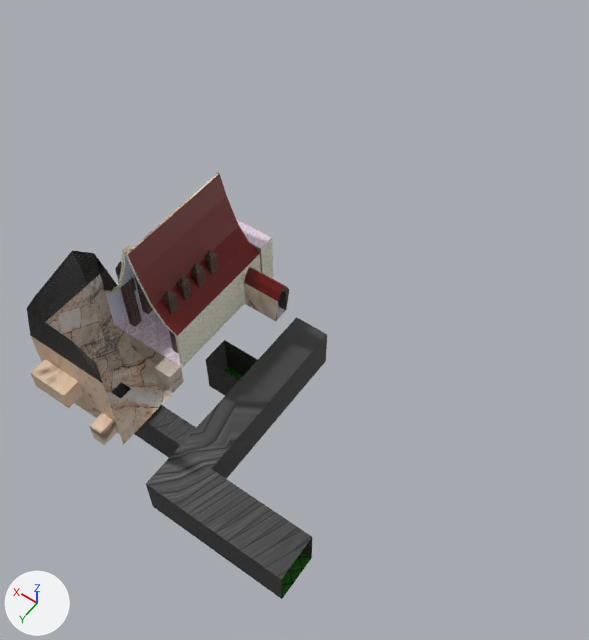
Two versions of the Blender file assets/wip/level_one.blend, one commit apart.
Before and after are seen from a 50 mm lens placed at (-47.9, 31.5, 81.8), pointed at (-14.2, -15.7, 7.7). The axes (+X, +Y, +Z) are drawn at lower left. The lights are the same throughout.

The first picture shows 'Throne_room', 'Tunnels'.
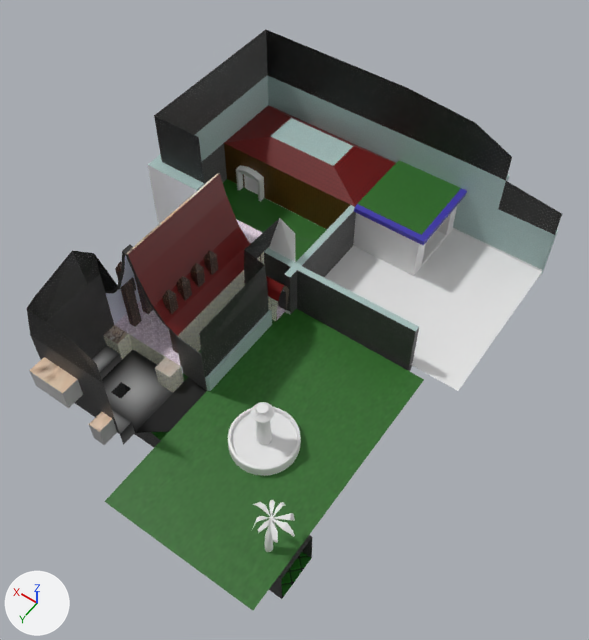
Where the change shows, as pixel boxes (x1, y1, x2, y2) in the pictures (589 x 640 px; the box of a moved part takes in the faces that stretch with it):
'Library', added
    after: (148, 30, 562, 391)
    faces in mat_material_001 (white #e7e7e7): (148, 165, 542, 391)
    faces in mat_chainlink_002 (picture img_chainlink_png): (154, 30, 562, 235)
    faces in mat_concrete_001 (picture img_concrete_png): (148, 75, 558, 331)
    faces in mat_stone_brick_001 (picture img_stone_brick_png): (202, 143, 419, 371)
    faces in mat_grass_1 (picture img_grass_png): (223, 160, 461, 267)
'Courtyard', added (green)
    after: (104, 219, 424, 610)
    faces in mat_grass (picture img_grass_png): (104, 309, 424, 610)
    faces in mat_chainlink_001 (picture img_chainlink_png): (199, 219, 279, 378)
    faces in mat_concrete (picture img_concrete_png): (205, 309, 272, 391)
    faces in mat_stone_brick_2 (picture img_stone_brick_png): (176, 336, 207, 391)
'Fountain', added
    after: (228, 402, 301, 476)
'Palm Tree', added
    after: (252, 500, 295, 552)
part 1 of me_cube, built on
    before: (30, 335, 120, 445)
    after: (29, 335, 206, 445)
part 2 of me_cube, moved or reshaped
    before: (250, 238, 273, 278)
    after: (250, 243, 264, 264)
part 3 of me_cube, recoloured
    both: (46, 244, 133, 417)
part 4 of me_cube, recoloured
    both: (103, 283, 278, 393)
part 5 of me_cube, recoloured (brown to grey)
    both: (92, 345, 173, 445)
part 6 of me_cube, recoloured (grey to black)
    both: (105, 251, 182, 366)
'Tunnels', unchanged, covered by the edit
    before: (111, 317, 327, 599)
    after: (111, 382, 312, 599)

Diff of the bpy script that builds the scene:
```diff
--- a/assets/wip/level_one.blend.py
+++ b/assets/wip/level_one.blend.py
@@ me_cube @@
 # verts and faces of me_cube; kept vertices keep their numbers, new ones are numbered from 384
-me_cube.from_pydata(...)  # 384 vertices, 369 faces, 4 loose edges; spans x -10.8..6.2, y -22.8..7.5, z -0.6..19.3
+me_cube.from_pydata(...)  # 388 vertices, 371 faces, 4 loose edges; spans x -10.8..6.2, y -22.8..7.5, z -0.6..19.3
+# me_cube part 1
+for i in [236, 237, 240, 241]: verts[i] += (0.0, 0.0, 0.3)
+for i in [246, 247, 250, 251]: verts[i] += (0.0, 0.0, 0.4)
+verts[384] = (-9.9, -5.4, 1.8)
+verts[385] = (-9.9, 1.3, 1.8)
+verts[386] = (-5.3, -7.1, -0.2)
+verts[387] = (-9.9, -9.2, 1.8)  # pixel (233, 368)
+faces += [(5, 6, 385, 384), (5, 384, 387, 386)]  # mat_gradoent_floor (picture img_gradient_floor_png)
+# me_cube part 2
+for i in [354, 356, 357]: verts[i] += (0.0, 0.0, -0.7)
+verts[355] = (3.8, -22.8, 2.3)  # moved
+# me_cube part 3: 22 faces spanning x -5.3..5.7, y -6.5..5.3, z -0.6..19.3 switch from mat_wooden_beams (picture img_church_png) to mat_stoen_brick (picture img_stone_brick_png)
+# me_cube part 4: 8 faces spanning x -10.8..5.3, y -19.4..-3.3, z -0.2..7.2 switch from mat_wooden_beams (picture img_church_png) to mat_white_brick (picture img_white_brick_png)
+# me_cube part 5: 20 faces spanning x -5.3..5.3, y -5.3..7.5, z -0.2..9.3 switch from mat_wooden_beams (picture img_church_png) to mat_gradoent_floor (picture img_gradient_floor_png)
+# me_cube part 6: 9 faces spanning x -5.7..5.7, y -5.3, z 3.1..19.3 switch from mat_white_brick (picture img_white_brick_png) to mat_stoen_brick (picture img_stone_brick_png)
 me_cube.materials.append(mat_white_tile)
@@ ob_library @@
+ob_library = bpy.data.objects.new('Library', me_cube_004)  # 228 vertices, 197 faces; spans x -33.2..11.8, y -1.5..24.0, z -5.8..15.3; in mat_material_001 (white #e7e7e7), mat_chainlink_002 (picture img_chainlink_png), mat_concrete_001 (picture img_concrete_png), mat_stone_brick_001 (picture img_stone_brick_png), mat_grass_1 (picture img_grass_png), mat_redroofinn (picture img_red_roof_inn_png), mat_blue_bad_do_dee (picture img_blue_png), mat_wood (picture img_wood_png)
+ob_library.location = (0.0, -43.7, 5.8)
@@ ob_palm_tree @@
+ob_palm_tree = bpy.data.objects.new('Palm Tree', me_cylinder)  # 316 vertices, 286 faces; spans x -6.05..6.19, y -6.88..2.79, z -0.65..13.92
+ob_palm_tree.location = (-26.6, 6.2, 2.2)
+ob_palm_tree.scale = (0.433, 0.433, 0.433)
@@ ob_fountain @@
+ob_fountain = bpy.data.objects.new('Fountain', me_circle)  # 416 vertices, 386 faces; spans x -2.04..-0.04, y -0.41..1.59, z -1.12..0.71
+ob_fountain.location = (-23.1, -0.9, 4.9)
+ob_fountain.scale = (-4.0, -4.0, -4.0)
@@ ob_courtyard @@
+ob_courtyard = bpy.data.objects.new('Courtyard', me_plane)  # 65 vertices, 47 faces; spans x -1.0..2.0, y -1.1..1.0, z -4.2..12.0; in mat_grass (picture img_grass_png), mat_chainlink_001 (picture img_chainlink_png), mat_concrete (picture img_concrete_png), mat_stone_brick_2 (picture img_stone_brick_png)
+ob_courtyard.location = (-19.3, -4.4, 2.1)
+ob_courtyard.scale = (9.85, 16.5, 1.0)
```
